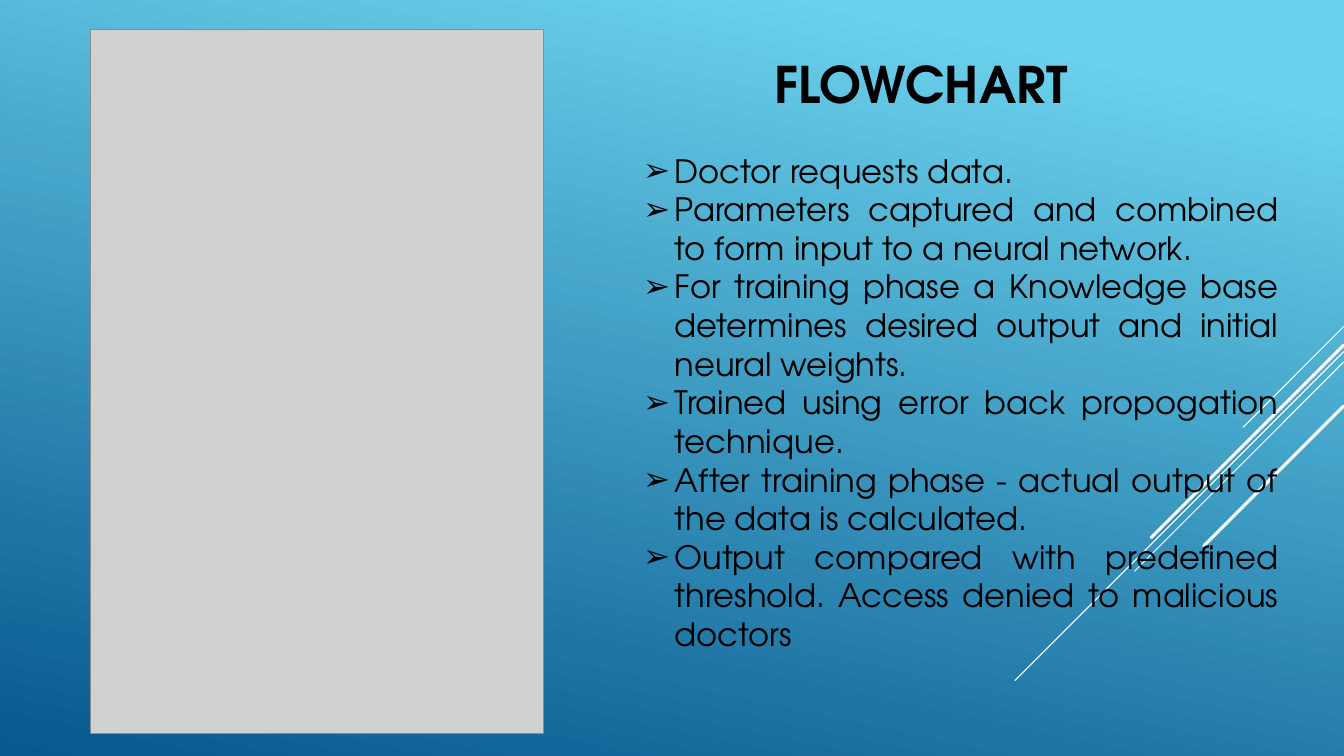
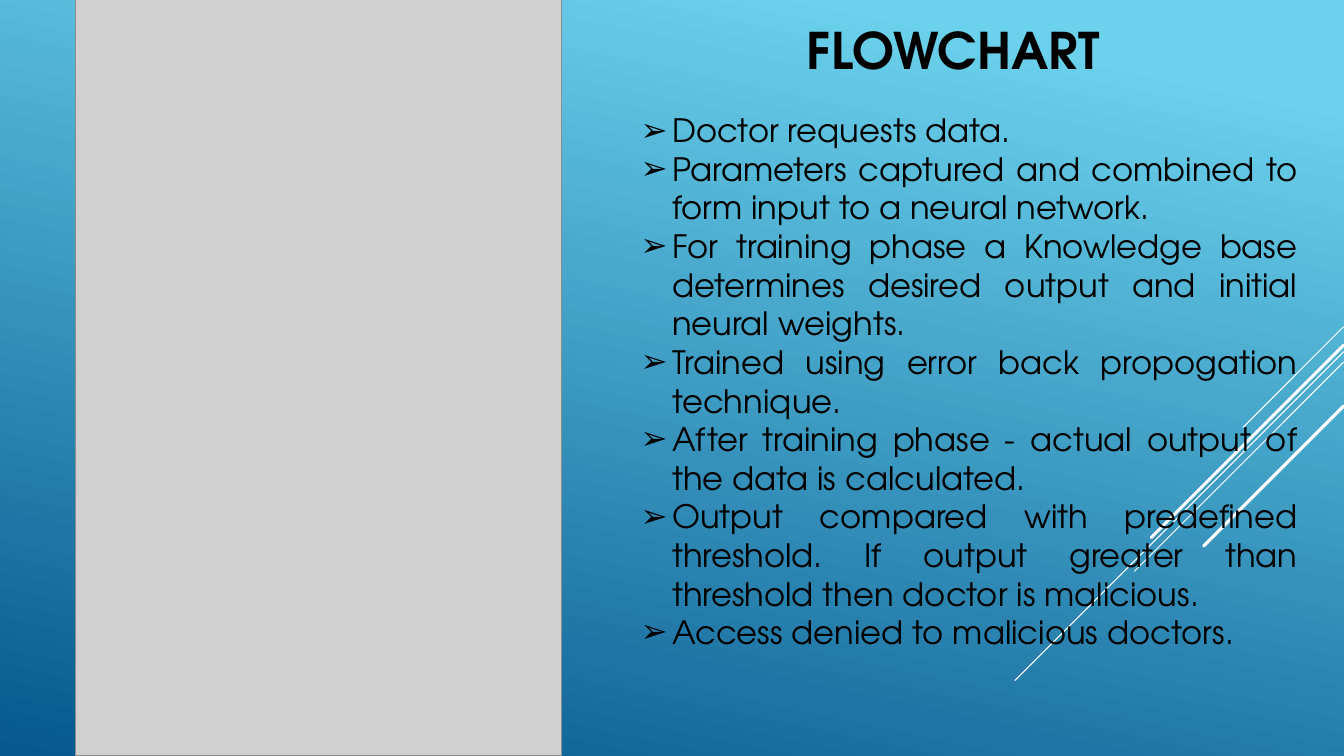
Before and after one commit to dipam7/BE-project-report, a slide deck: slide 5 of DETERMINATION OF GENUINENESS OF A MEDICAL PROFESSIONAL.pptx. Drawn at 1344x756 pixels with LibreOffice and Linux fonts; fonts in the diff are those of the drawing; grey boxes stand for pictures. Boxes give left, top, right and bottom in pixels: in the first picture for what was removed or moved away, otherwise in the second. Text is boxed around its words. In the diff, an @@ line names an element or a change of style, - is before the commit and + after.

```diff
--- a/DETERMINATION OF GENUINENESS OF A MEDICAL PROFESSIONAL.pptx
+++ b/DETERMINATION OF GENUINENESS OF A MEDICAL PROFESSIONAL.pptx
@@ picture: place and size @@
-picture at (91, 29, 543, 734)
+picture at (76, 0, 562, 756)
@@ title "FLOWCHART": place and size @@
-title "FLOWCHART" at (774, 65, 1067, 104)
+title "FLOWCHART" at (807, 31, 1100, 70)
@@ text "Doctor requests data.": place and size @@
-text "Doctor requests data." at (675, 159, 1279, 647)
+text "Doctor requests data." at (672, 118, 1298, 660)
@@ text at (672, 495, 1297, 660): text changed @@
-➢ Output compared with predefined threshold. Access denied to malicious doctors
+➢ Output compared with predefined threshold. If output greater than threshold then doctor is malicious.
+➢ Access denied to malicious doctors.
```
Also in this commit, not shown: 2 other slides changed, 1 slide added, 1 other file.
